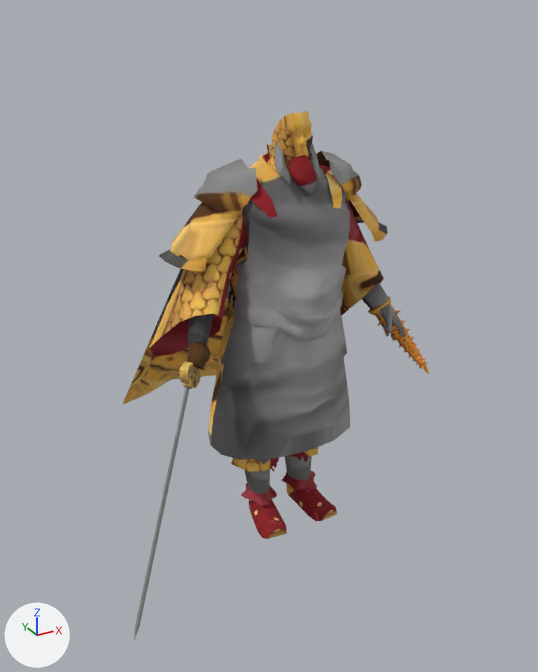
The glTF model public/assets/unit-models/120-lijing.glb as it was, and as the next commit left it.
The view is the same before and after, from a camera (50 mm lens) standing at (-1.66, -2.86, 2.46) and looking at (-0.12, -0.06, 1.06). Arrows for +X, +Y and +Z are at lower left; the lights stay in place. The picture after the commit comes second. Vertices at exactly the same position are counted once.
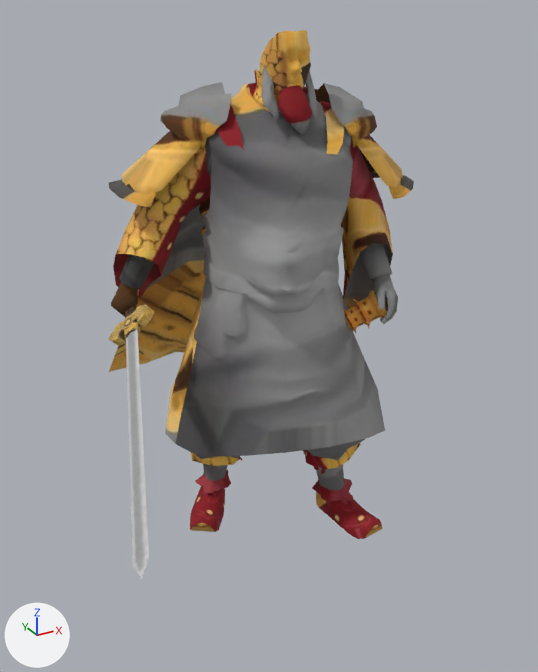
Boxes (x1, y1, x2, y2) around the edits, measured in the pictures (538 x 672 px; the box of a moved part takes in the faces that stretch with it):
'Mesh_0', reshaped: before (122, 111, 429, 641); after (109, 30, 414, 578)
part 1 of me_mesh_0, moved or reshaped: before (159, 158, 257, 271); after (109, 82, 232, 207)
part 2 of me_mesh_0, moved or reshaped: before (309, 151, 388, 242); after (314, 83, 414, 199)
part 3 of me_mesh_0, moved or reshaped: before (288, 447, 319, 462); after (303, 443, 361, 474)
part 4 of me_mesh_0, moved or reshaped: before (368, 297, 429, 374); after (344, 290, 387, 334)
part 5 of me_mesh_0, moved or reshaped: before (134, 386, 189, 641); after (126, 329, 149, 578)
part 6 of me_mesh_0, moved or reshaped (mostly hidden before): before (183, 378, 194, 389); after (124, 307, 139, 340)
part 7 of me_mesh_0, moved or reshaped: before (179, 362, 200, 388); after (109, 305, 155, 346)
part 8 of me_mesh_0, rebuilt (12% wider, 19% taller): before (150, 111, 406, 539); after (111, 30, 398, 539)
part 9 of me_mesh_0, rebuilt (7% wider, 13% taller): before (122, 165, 342, 405); after (109, 101, 344, 372)
part 10 of me_mesh_0, added: after (191, 453, 242, 466)
part 11 of me_mesh_0, deleted (brown): before (231, 458, 279, 472)

The change in detail:
me_mesh_0 is used by ob_mesh_0; location (0.0, 0.0, 0.0).
me_mesh_0 had 2389 vertices, 4249 faces and spanned x -1.05..0.69, y -0.62..0.92, z 0.0..2.07.
me_mesh_0 now has 2391 vertices, 4252 faces and spans x -1.14..0.81, y -1.1..1.15, z 0.0..2.38.
me_mesh_0 part 1: the loose piece of 93 vertices spanning x -0.58..-0.18, y -0.1..0.2, z 1.44..1.87 is multiplied about its middle by the matrix ((1.132, 0.312, 0.116), (-0.308, 1.138, -0.055), (-0.126, 0.023, 1.173)), then moved by (-0.1, 0.13, 0.29).
me_mesh_0 part 2: the loose piece of 93 vertices spanning x 0.18..0.58, y -0.1..0.2, z 1.44..1.87 is multiplied about its middle by the matrix ((1.159, 0.218, -0.046), (-0.218, 1.159, -0.019), (0.042, 0.027, 1.179)), then moved by (0.02, -0.07, 0.26).
me_mesh_0 part 3: the loose piece of 31 vertices spanning x 0.02..0.28, y -0.07..0.2, z 0.29..0.39 is multiplied about its middle by the matrix ((1.02, 0.556, -0.21), (-0.567, 1.034, -0.018), (0.175, 0.117, 1.161)), then moved by (0.05, -0.2, 0.06).
me_mesh_0 part 4: the loose piece of 607 vertices spanning x 0.44..0.69, y -0.27..-0.01, z 0.76..1.15 is multiplied about its middle by the matrix ((-0.252, 1.039, 0.499), (-0.513, 0.356, -1.001), (-1.032, -0.431, 0.375)), then moved by (-0.35, 0.0, 0.13).
me_mesh_0 part 5: the loose piece of 9 vertices spanning x -1.05..-0.57, y -0.62..-0.14, z 0.13..0.97 is multiplied about its middle by the matrix ((0.385, -0.848, 0.725), (0.675, 0.787, 0.563), (-0.888, 0.231, 0.742)), then moved by (-0.13, -0.13, 0.47).
me_mesh_0 part 6: the loose piece of 36 vertices spanning x -0.6..-0.4, y -0.18..0.02, z 0.93..1.26 is multiplied about its middle by the matrix ((0.385, -0.848, 0.725), (0.675, 0.787, 0.563), (-0.888, 0.231, 0.742)), then moved by (-0.18, 0.31, 0.12).
me_mesh_0 part 7: the loose piece of 60 vertices spanning x -0.63..-0.49, y -0.21..-0.06, z 0.92..1.07 is multiplied about its middle by the matrix ((0.385, -0.848, 0.725), (0.675, 0.787, 0.563), (-0.888, 0.231, 0.742)), then moved by (-0.17, 0.23, 0.19).
me_mesh_0 part 8: the loose piece of 1123 vertices spanning x -0.6..0.6, y -0.32..0.35, z 0.0..2.07 is rebuilt with 1125 vertices and now spans x -0.77..0.59, y -0.44..0.67, z 0.0..2.38.
me_mesh_0 part 9: the loose piece of 58 vertices spanning x -0.61..0.6, y -0.17..0.92, z 0.42..1.81 is rebuilt with 58 vertices and now spans x -0.58..0.81, y -0.22..1.15, z 0.44..2.1.
me_mesh_0 part 10: a new loose piece of 31 vertices spanning x -0.46..-0.16, y 0.04..0.35, z 0.32..0.47, in mat_material_0 (picture img_image_0).
me_mesh_0 part 11: 31 vertices removed from x -0.28..-0.02, y -0.07..0.2, z 0.29..0.39.
Other edits to the shape of me_mesh_0 do not show in these pictures.
